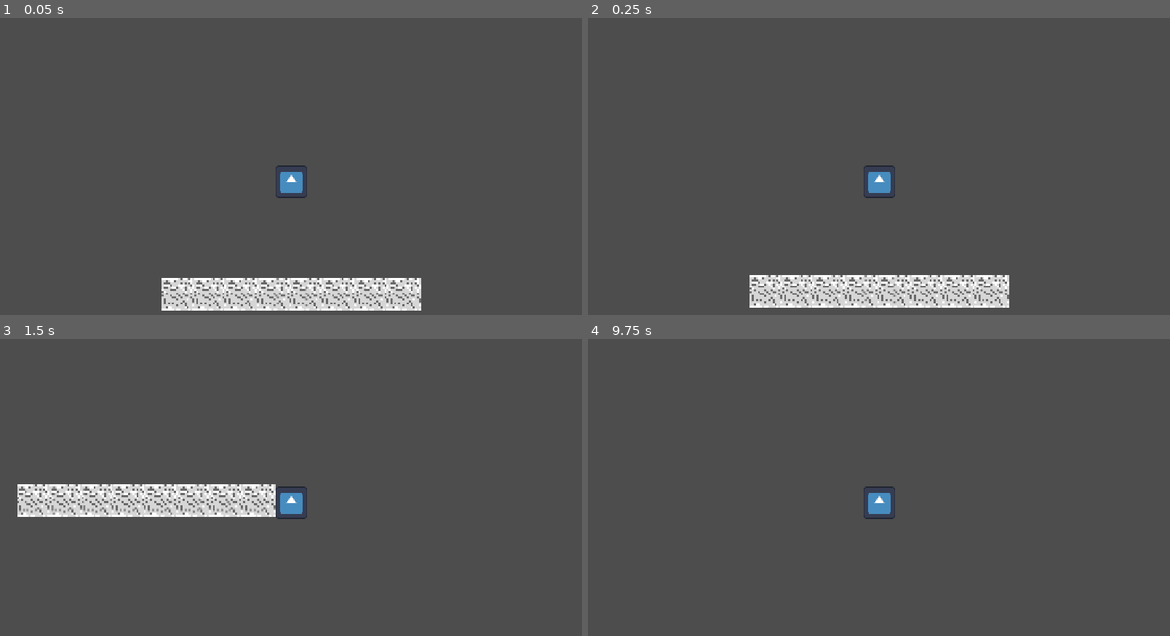
Above: before the commit, frames 1-4 (two rows, left to right).
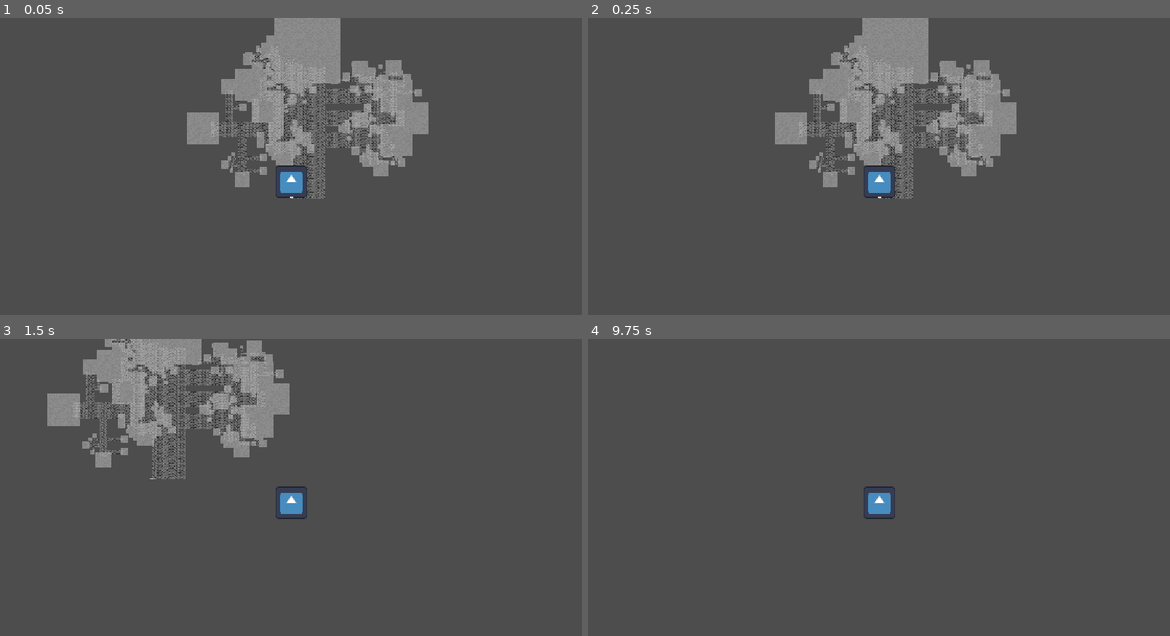
Above: after the commit, the same moments.

Repository: BVipri/amber-starlight
Game: Godot game, scene res://node_3d.tscn
The game is run twice, just before and just after one commit, with the same random seed, the same clock (stepped at 60 frames per second) and the same inputs. The engine's default icon, where the game draws it, is replaced by a stand-in: a white triangle on a blue panel in a dark square.
Inputs:
- Up to frame 1 (0.05 s): no input
- Up to frame 2 (0.25 s): no input
- Up to frame 3 (1.5 s): hold D (right) 0.53-1.28 s; tap Space (jump) at 0.77 s; hold A (left) from 1.28 s (still down)
- Up to frame 4 (9.75 s): tap Space (jump) at 1.52, 3.02, 3.5, 3.77, 4.52, 5, 6.02, 6.5, 6.77, 7.52, 9.02 s; release A (left) at 2.03 s; hold D (right) 2.03-3.53 s; tap Enter at 2.75, 4.25, 5.75 s; hold A (left) 3.53-5.78 s; hold D (right) 5.78-8.03 s; hold A (left) 8.03-9.53 s; hold D (right) from 9.53 s (still down)

The runs differ from the first frame. In frame 1, 16% of the frame differs, in the area x 27-74%, y 0-99%; in frame 2, 16%; in frame 3, 14%; in frame 4, less than 0.1%.

Commit message:
Add files via upload

Diff:
--- /dev/null
+++ b/amber-starlight/ObjectTestScript.gd
@@ -0,0 +1,12 @@
+extends Node
+
+func _ready():
+	var mainObjectLayerC1 = self
+	var mainObjectLayerC2 = self.get_parent().get_node("C2")
+	for i in range(6):
+		var object = Objects._generatePlant(i)
+		for tile in object:
+			if tile[1] == 0:
+				mainObjectLayerC1.set_cell(Vector2i(i*1000+tile[0].x,0+4+tile[0].y),tile[1],Vector2(0,0),0)
+			else:
+				mainObjectLayerC2.set_cell(Vector2i(i*1000+tile[0].x,0+4+tile[0].y),tile[1],Vector2(0,0),0)
--- a/amber-starlight/Objects.gd
+++ b/amber-starlight/Objects.gd
@@ -4,24 +4,44 @@
 static func _generatePlant(id):
 	var random = RandomNumberGenerator.new()
 	random.seed = id
-	var size = random.randi_range(1,10)
-	var type = 1 #random.randi_range(0,20)
+	var size = random.randi_range(10,100)
+	var type = 0 #random.randi_range(0,20)
 	match type:
 		0: # Block trees
 			var object = []
-			branch(object,Vector2(0,0),size,1,1,random)
+			blockBranch(object,Vector2(0,0),size,1,1,random)
 			return object
-		1: # Wavy growers
+		1: # Curved trees
 			var object = []
-			var direction = random.randf_range(-1,1)
-			for i in range(size):
-				var x = i
-				var y = (x*direction + pow((sin(x*direction)),2))*10
-				for j in range(size/2):
-					object.append([Vector2i(x,y+j-size/4),1])
+			var initialCurve = random.randf_range(-PI/4,PI/4)
+			curvedBranch(object,Vector2(0,0),size/2,initialCurve,random,0)
 			return object
 
-static func branch(branch, base, size, direction, side, random):
+static func curvedBranch(branch, base, size, rotation, random, layer):
+	var height = random.randi_range(1,5)*size
+	for i in range(height*2):
+		for j in range(height*2):
+			var x = i-height
+			var y = j-height
+			var oldx = cos(rotation)*x + sin(rotation)*y
+			var oldy = -sin(rotation)*x + cos(rotation)*y
+			if oldx > -size/2 and oldx < size/2 and oldy > 0 and oldy < height:
+				branch.append([Vector2i(base.x+x,base.y-y),0])
+	var branches = random.randi_range(0,pow(size,0.5))
+	var endX = base.x - height*sin(rotation) #+ (size/2)*cos(rotation)
+	var endY = base.y - height*cos(rotation) #+ (size/2)*sin(rotation)
+	for i in range(branches):
+		var branchCurve = rotation+random.randf_range(-PI/8,PI/8)
+		curvedBranch(branch,Vector2i(endX,endY),size*0.8,branchCurve,random,layer+1)
+	if layer > 2:
+		for i in range(size*4):
+			for j in range(size*4):
+				var x = i-size*2
+				var y = j-size*2
+				if (pow(x,2) + pow(y,2) <= pow(size*2,2)):
+					branch.append([Vector2i(endX + x,endY + y),1])
+
+static func blockBranch(branch, base, size, direction, side, random):
 	var height = random.randi_range(1,5)*size
 	for i in range(size):
 		for j in range(height):
@@ -41,6 +61,6 @@
 		var newSide = 1 if i%2==0 else -1
 		var branchX = base.x + (size/2) * (1+newSide) if direction == 1 else base.x + (height/2 + ((height/2)/(branches))*i)*side
 		var branchY = base.y - (height/2 + ((height/2)/(branches))*i)*side if direction == 1 else base.y + (size/2) - (size/2)*newSide
-		branch(branch,Vector2(branchX,branchY),size/2,direction*-1,newSide,random)
+		blockBranch(branch,Vector2(branchX,branchY),size/2,direction*-1,newSide,random)
 	branch.append_array(leaves)
 	return branch
--- a/amber-starlight/node_3d.tscn
+++ b/amber-starlight/node_3d.tscn
@@ -8,6 +8,7 @@
 [ext_resource type="Script" uid="uid://b6508r6a2v3wc" path="res://Objects.gd" id="6_i5arm"]
 [ext_resource type="Texture2D" uid="uid://d2bd2cotylpop" path="res://New Piskel (7).png" id="6_wc5p8"]
 [ext_resource type="Texture2D" uid="uid://n6yy33huam27" path="res://New Piskel (8).png" id="7_jsk3o"]
+[ext_resource type="Script" uid="uid://cvytypp01e6cx" path="res://ObjectTestScript.gd" id="8_4arys"]
 
 [sub_resource type="RectangleShape2D" id="RectangleShape2D_noarx"]
 size = Vector2(125, 124)
@@ -208,12 +209,12 @@
 [node name="MainLayer" type="Node" parent="."]
 
 [node name="C1" type="TileMapLayer" parent="MainLayer"]
-scale = Vector2(0.5, 0.5)
+scale = Vector2(0.01, 0.01)
 tile_map_data = PackedByteArray("AAD8/wMAAAAAAAAAAAD9/wMAAAAAAAAAAAD+/wMAAAAAAAAAAAD//wMAAAAAAAAAAAAAAAMAAAAAAAAAAAABAAMAAAAAAAAAAAACAAMAAAAAAAAAAAADAAMAAAAAAAAAAAA=")
 tile_set = SubResource("TileSet_cdqbm")
 
 [node name="C2" type="TileMapLayer" parent="MainLayer"]
-scale = Vector2(0.5, 0.5)
+scale = Vector2(0.01, 0.01)
 tile_map_data = PackedByteArray("AAD8/wMAAAAAAAAAAAD9/wMAAAAAAAAAAAD+/wMAAAAAAAAAAAD//wMAAAAAAAAAAAAAAAMAAAAAAAAAAAABAAMAAAAAAAAAAAACAAMAAAAAAAAAAAADAAMAAAAAAAAAAAA=")
 tile_set = SubResource("TileSet_cdqbm")
 
@@ -221,28 +222,29 @@
 
 [node name="C1" type="TileMapLayer" parent="MainObjectLayer"]
 z_index = -1
-scale = Vector2(0.5, 0.5)
+scale = Vector2(0.01, 0.01)
+tile_map_data = PackedByteArray("AAD8/wMAAAAAAAAAAAD9/wMAAAAAAAAAAAD+/wMAAAAAAAAAAAD//wMAAAAAAAAAAAAAAAMAAAAAAAAAAAABAAMAAAAAAAAAAAACAAMAAAAAAAAAAAADAAMAAAAAAAAAAAA=")
+tile_set = SubResource("TileSet_jka67")
+script = ExtResource("8_4arys")
+
+[node name="C2" type="TileMapLayer" parent="MainObjectLayer"]
+modulate = Color(1, 1, 1, 0.494118)
+z_index = -1
+scale = Vector2(0.01, 0.01)
 tile_map_data = PackedByteArray("AAD8/wMAAAAAAAAAAAD9/wMAAAAAAAAAAAD+/wMAAAAAAAAAAAD//wMAAAAAAAAAAAAAAAMAAAAAAAAAAAABAAMAAAAAAAAAAAACAAMAAAAAAAAAAAADAAMAAAAAAAAAAAA=")
 tile_set = SubResource("TileSet_jka67")
 script = ExtResource("6_i5arm")
 
-[node name="C2" type="TileMapLayer" parent="MainObjectLayer"]
-z_index = -1
-scale = Vector2(0.5, 0.5)
-tile_map_data = PackedByteArray("AAD8/wMAAAAAAAAAAAD9/wMAAAAAAAAAAAD+/wMAAAAAAAAAAAD//wMAAAAAAAAAAAAAAAMAAAAAAAAAAAABAAMAAAAAAAAAAAACAAMAAAAAAAAAAAADAAMAAAAAAAAAAAA=")
-tile_set = SubResource("TileSet_jka67")
-script = ExtResource("6_i5arm")
-
 [node name="BackgroundLayer1" type="Node" parent="."]
 
 [node name="C1" type="TileMapLayer" parent="BackgroundLayer1"]
 z_index = -2
-scale = Vector2(0.4, 0.4)
+scale = Vector2(0.01, 0.01)
 tile_set = SubResource("TileSet_i5arm")
 
 [node name="BackgroundLayer2" type="Node" parent="."]
 
 [node name="C1" type="TileMapLayer" parent="BackgroundLayer2"]
 z_index = -4
-scale = Vector2(0.3, 0.3)
+scale = Vector2(0.01, 0.01)
 tile_set = SubResource("TileSet_i5arm")
--- a/amber-starlight/project.godot
+++ b/amber-starlight/project.godot
@@ -21,6 +21,7 @@
 
 [editor]
 
+movie_writer/movie_file="C:/Users/Oliver Sloan/Documents/amber-starlight/movie.avi"
 version_control/plugin_name="GitPlugin"
 version_control/autoload_on_startup=true
 
Not shown, added: amber-starlight/ObjectTestScript.gd.uid
Not shown: 1 places in amber-starlight/node_3d.tscn that only renumber resources
